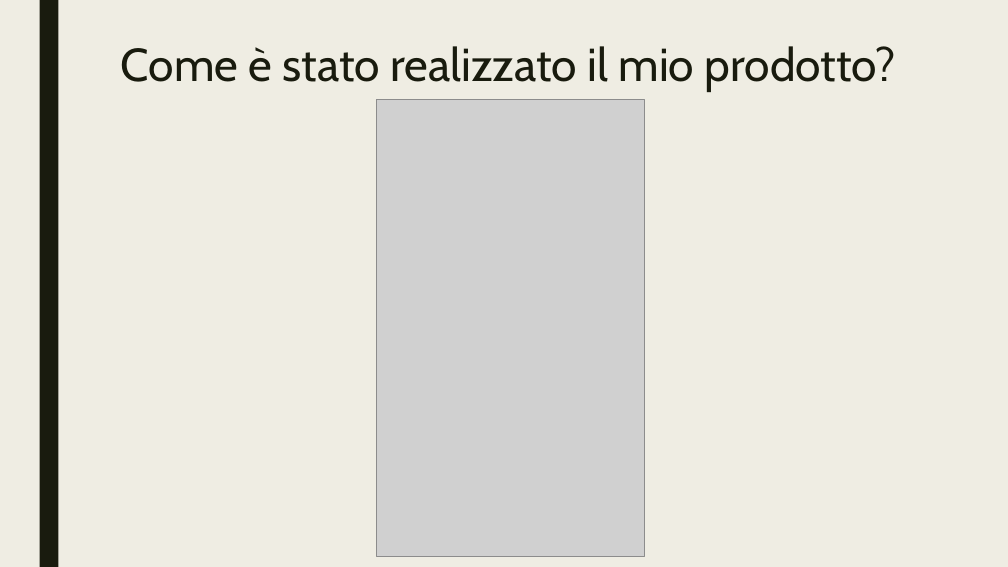
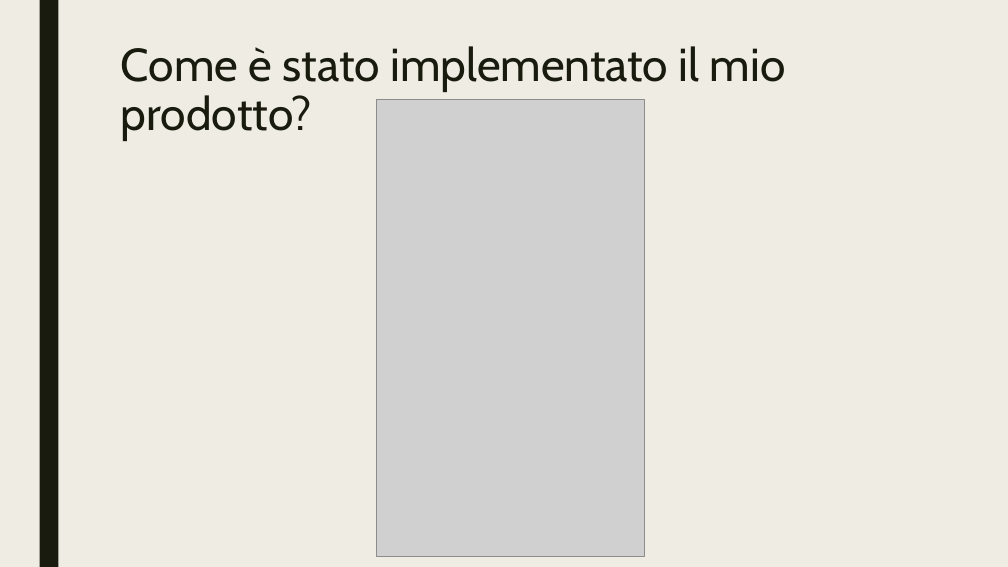
Before and after one commit to mattialazzaroni/Progetto1, a slide deck: slide 11 of Presentazione/PresentazioneLazzaroni.pptx. Drawn at 1008x567 pixels with LibreOffice and Linux fonts; fonts in the diff are those of the drawing; grey boxes stand for pictures. Boxes give left, top, right and bottom in pixels: in the first picture for what was removed or moved away, otherwise in the second. Text is boxed around its words. In the diff, an @@ line names an element or a change of style, - is before the commit and + after.

```diff
--- a/Presentazione/PresentazioneLazzaroni.pptx
+++ b/Presentazione/PresentazioneLazzaroni.pptx
@@ title at box(121, 46, 786, 141): text changed @@
-Come è stato realizzato il mio prodotto?
+Come è stato implementato il mio prodotto?
```
Also in this commit, not shown: 7 other slides changed, 4 other files.
